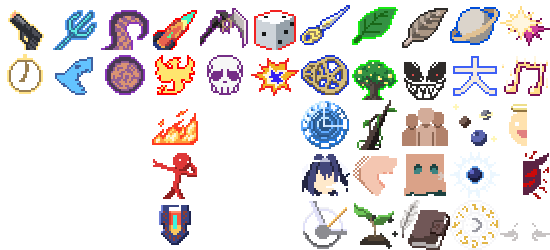
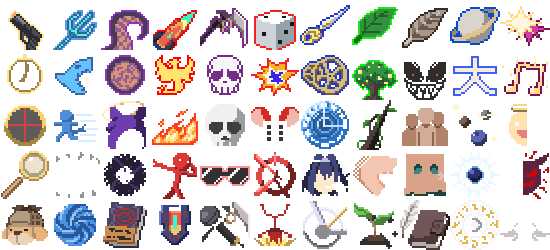
Two versions of the same layered image (550 x 250). Layer-by-layer changes:
added group "Ame" with 5 layers above "Gura" over [1, 104, 49, 245]
added layer "-e-ame-skill-1" in group "Ame" over [4, 104, 46, 146]
added layer "-e-ame-skill-2" in group "Ame" over [1, 151, 49, 199]
added layer "-e-ame-skill-3" in group "Ame" over [2, 205, 48, 245]
added group "Gura" with 5 layers above "Ina" over [54, 110, 100, 246]
added layer "-e-gura-skill-1" in group "Gura" over [54, 110, 98, 142]
added layer "-e-gura-skill-2" in group "Gura" over [56, 152, 100, 198]
added layer "-e-gura-skill-3" in group "Gura" over [54, 204, 96, 246]
added group "Ina" with 5 layers above "Kiara" over [102, 101, 147, 248]
added layer "-e-ina-skill-1" in group "Ina" over [102, 101, 146, 149]
added layer "-e-ina-skill-2" in group "Ina" over [104, 154, 146, 196]
added layer "-e-ina-skill-3" in group "Ina" over [103, 202, 147, 248]
added group "Calli" with 5 layers above "Bae" over [200, 104, 250, 248]
added layer "-e-calli-skill-1" in group "Calli" over [205, 104, 245, 146]
added layer "-e-calli-skill-2" in group "Calli" over [200, 166, 250, 186]
added layer "-e-calli-skill-3" in group "Calli" over [200, 202, 250, 248]
added group "Bae" with 5 layers above "Kronii" over [251, 107, 299, 246]
added layer "-e-bae-skill-1" in group "Bae" over [251, 107, 299, 141]
added layer "-e-bae-skill-2" in group "Bae" over [254, 152, 296, 198]
added layer "-e-bae-skill-3" in group "Bae" over [254, 204, 296, 246]
